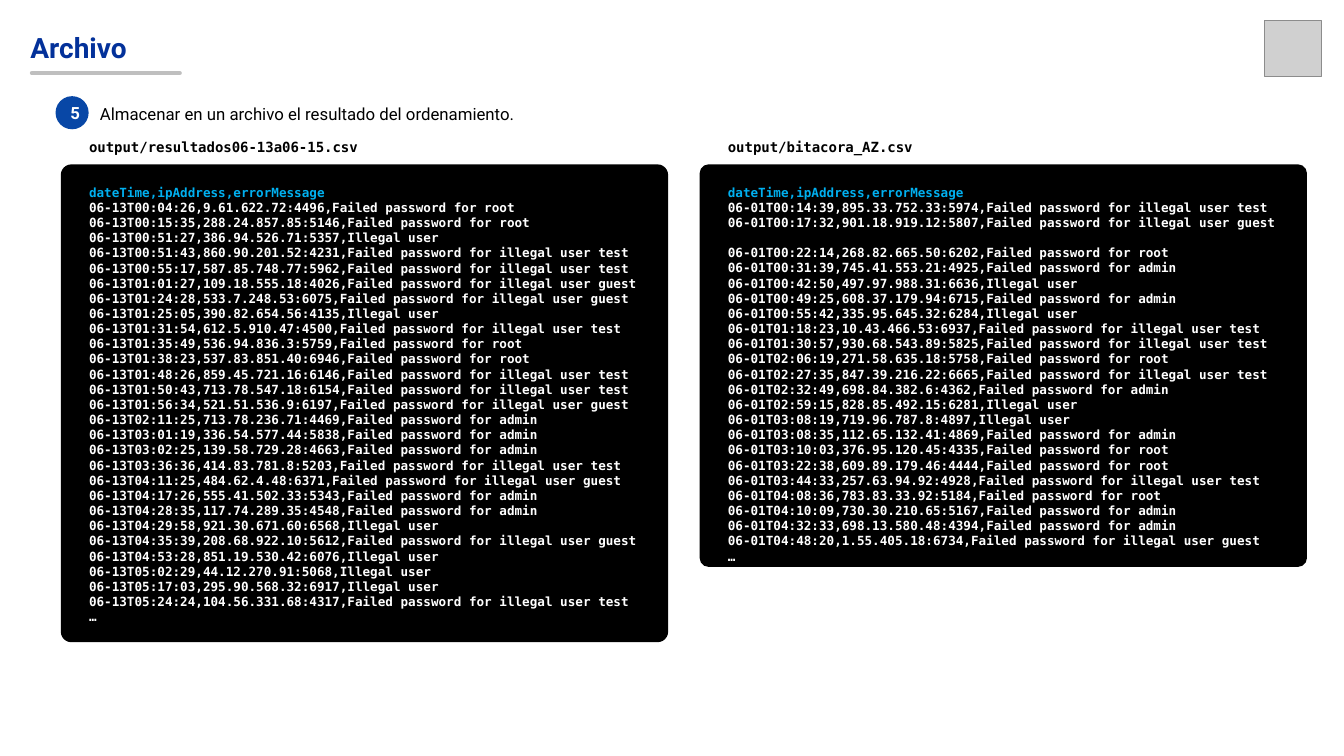
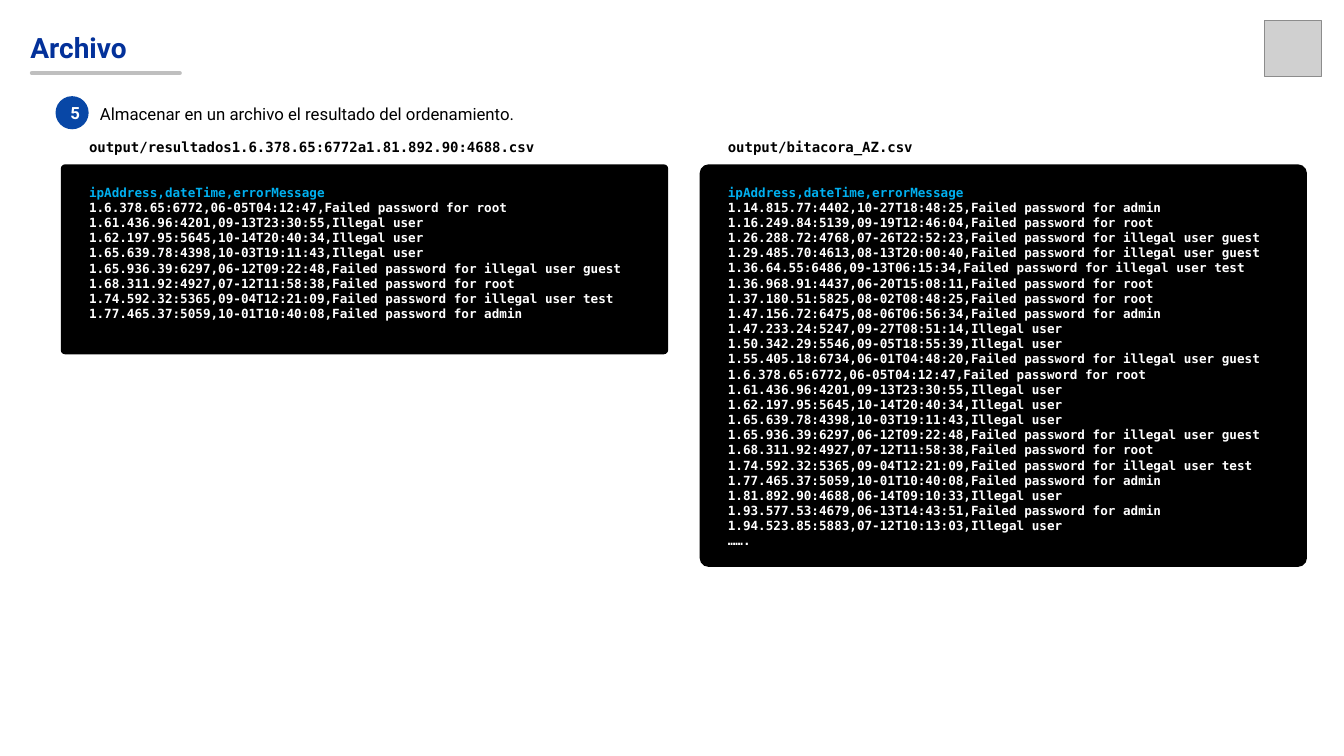
Before and after one commit to kochomati/actividad1_3, a slide deck: slide 7 of actividad_2_3/reflexiones/ReflexAct2.3-MatiasKochowski.pptx. Drawn at 1344x756 pixels with LibreOffice and Linux fonts; fonts in the diff are those of the drawing; grey boxes stand for pictures. Boxes give left, top, right and bottom in pixels: in the first picture for what was removed or moved away, otherwise in the second. Text is boxed around its words. In the diff, an @@ line names an element or a change of style, - is before the commit and + after.

```diff
--- a/actividad_2_3/reflexiones/ReflexAct2.3-MatiasKochowski.pptx
+++ b/actividad_2_3/reflexiones/ReflexAct2.3-MatiasKochowski.pptx
@@ text at box(89, 141, 534, 155): text changed @@
-output/resultados06-13a06-15.csv
+output/resultados1.6.378.65:6772a1.81.892.90:4688.csv
@@ rounded rectangle: place and size @@
-rounded rectangle at box(60, 164, 668, 642)
+rounded rectangle at box(60, 164, 668, 354)
@@ text at box(89, 187, 621, 321): text changed @@
-dateTime,ipAddress,errorMessage
-06-13T00:04:26,9.61.622.72:4496,Failed password for root
-06-13T00:15:35,288.24.857.85:5146,Failed password for root
-06-13T00:51:27,386.94.526.71:5357,Illegal user
-06-13T00:51:43,860.90.201.52:4231,Failed password for illegal user test
-06-13T00:55:17,587.85.748.77:5962,Failed password for illegal user test
-06-13T01:01:27,109.18.555.18:4026,Failed password for illegal user guest
-06-13T01:24:28,533.7.248.53:6075,Failed password for illegal user guest
-06-13T01:25:05,390.82.654.56:4135,Illegal user
-06-13T01:31:54,612.5.910.47:4500,Failed password for illegal user test
-06-13T01:35:49,536.94.836.3:5759,Failed password for root
-06-13T01:38:23,537.83.851.40:6946,Failed password for root
-06-13T01:48:26,859.45.721.16:6146,Failed password for illegal user test
-06-13T01:50:43,713.78.547.18:6154,Failed password for illegal user test
-06-13T01:56:34,521.51.536.9:6197,Failed password for illegal user guest
-06-13T02:11:25,713.78.236.71:4469,Failed password for admin
-06-13T03:01:19,336.54.577.44:5838,Failed password for admin
-06-13T03:02:25,139.58.729.28:4663,Failed password for admin
-06-13T03:36:36,414.83.781.8:5203,Failed password for illegal user test
-06-13T04:11:25,484.62.4.48:6371,Failed password for illegal user guest
-06-13T04:17:26,555.41.502.33:5343,Failed password for admin
-06-13T04:28:35,117.74.289.35:4548,Failed password for admin
-06-13T04:29:58,921.30.671.60:6568,Illegal user
-06-13T04:35:39,208.68.922.10:5612,Failed password for illegal user guest
-06-13T04:53:28,851.19.530.42:6076,Illegal user
-06-13T05:02:29,44.12.270.91:5068,Illegal user
-06-13T05:17:03,295.90.568.32:6917,Illegal user
-06-13T05:24:24,104.56.331.68:4317,Failed password for illegal user test
-…
+ipAddress,dateTime,errorMessage
+1.6.378.65:6772,06-05T04:12:47,Failed password for root
+1.61.436.96:4201,09-13T23:30:55,Illegal user
+1.62.197.95:5645,10-14T20:40:34,Illegal user
+1.65.639.78:4398,10-03T19:11:43,Illegal user
+1.65.936.39:6297,06-12T09:22:48,Failed password for illegal user guest
+1.68.311.92:4927,07-12T11:58:38,Failed password for root
+1.74.592.32:5365,09-04T12:21:09,Failed password for illegal user test
+1.77.465.37:5059,10-01T10:40:08,Failed password for admin
@@ text at box(728, 186, 1260, 533): text changed @@
-dateTime,ipAddress,errorMessage
-06-01T00:14:39,895.33.752.33:5974,Failed password for illegal user test
-06-01T00:17:32,901.18.919.12:5807,Failed password for illegal user guest
-06-01T00:22:14,268.82.665.50:6202,Failed password for root
-06-01T00:31:39,745.41.553.21:4925,Failed password for admin
-06-01T00:42:50,497.97.988.31:6636,Illegal user
-06-01T00:49:25,608.37.179.94:6715,Failed password for admin
-06-01T00:55:42,335.95.645.32:6284,Illegal user
-06-01T01:18:23,10.43.466.53:6937,Failed password for illegal user test
-06-01T01:30:57,930.68.543.89:5825,Failed password for illegal user test
-06-01T02:06:19,271.58.635.18:5758,Failed password for root
-06-01T02:27:35,847.39.216.22:6665,Failed password for illegal user test
-06-01T02:32:49,698.84.382.6:4362,Failed password for admin
-06-01T02:59:15,828.85.492.15:6281,Illegal user
-06-01T03:08:19,719.96.787.8:4897,Illegal user
-06-01T03:08:35,112.65.132.41:4869,Failed password for admin
-06-01T03:10:03,376.95.120.45:4335,Failed password for root
-06-01T03:22:38,609.89.179.46:4444,Failed password for root
-06-01T03:44:33,257.63.94.92:4928,Failed password for illegal user test
-06-01T04:08:36,783.83.33.92:5184,Failed password for root
-06-01T04:10:09,730.30.210.65:5167,Failed password for admin
-06-01T04:32:33,698.13.580.48:4394,Failed password for admin
-06-01T04:48:20,1.55.405.18:6734,Failed password for illegal user guest
-…
+ipAddress,dateTime,errorMessage
+1.14.815.77:4402,10-27T18:48:25,Failed password for admin
+1.16.249.84:5139,09-19T12:46:04,Failed password for root
+1.26.288.72:4768,07-26T22:52:23,Failed password for illegal user guest
+1.29.485.70:4613,08-13T20:00:40,Failed password for illegal user guest
+1.36.64.55:6486,09-13T06:15:34,Failed password for illegal user test
+1.36.968.91:4437,06-20T15:08:11,Failed password for root
+1.37.180.51:5825,08-02T08:48:25,Failed password for root
+1.47.156.72:6475,08-06T06:56:34,Failed password for admin
+1.47.233.24:5247,09-27T08:51:14,Illegal user
+1.50.342.29:5546,09-05T18:55:39,Illegal user
+1.55.405.18:6734,06-01T04:48:20,Failed password for illegal user guest
+1.6.378.65:6772,06-05T04:12:47,Failed password for root
+1.61.436.96:4201,09-13T23:30:55,Illegal user
+1.62.197.95:5645,10-14T20:40:34,Illegal user
+1.65.639.78:4398,10-03T19:11:43,Illegal user
+1.65.936.39:6297,06-12T09:22:48,Failed password for illegal user guest
+1.68.311.92:4927,07-12T11:58:38,Failed password for root
+1.74.592.32:5365,09-04T12:21:09,Failed password for illegal user test
+1.77.465.37:5059,10-01T10:40:08,Failed password for admin
+1.81.892.90:4688,06-14T09:10:33,Illegal user
+1.93.577.53:4679,06-13T14:43:51,Failed password for admin
+1.94.523.85:5883,07-12T10:13:03,Illegal user
+…….
```
Also in this commit, not shown: 5 other slides changed, 2 other files.
